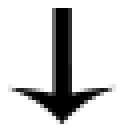
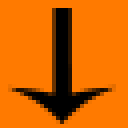
The second w=128, h=128 image is a revision of the first. Changes to its layers:
added layer "Layer 1" over [0, 0, 128, 128]
